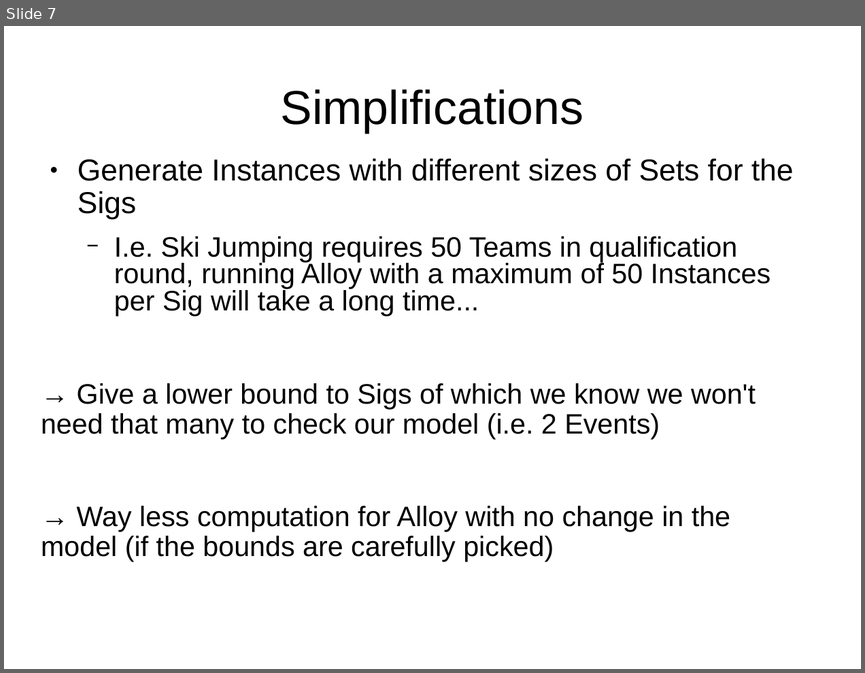
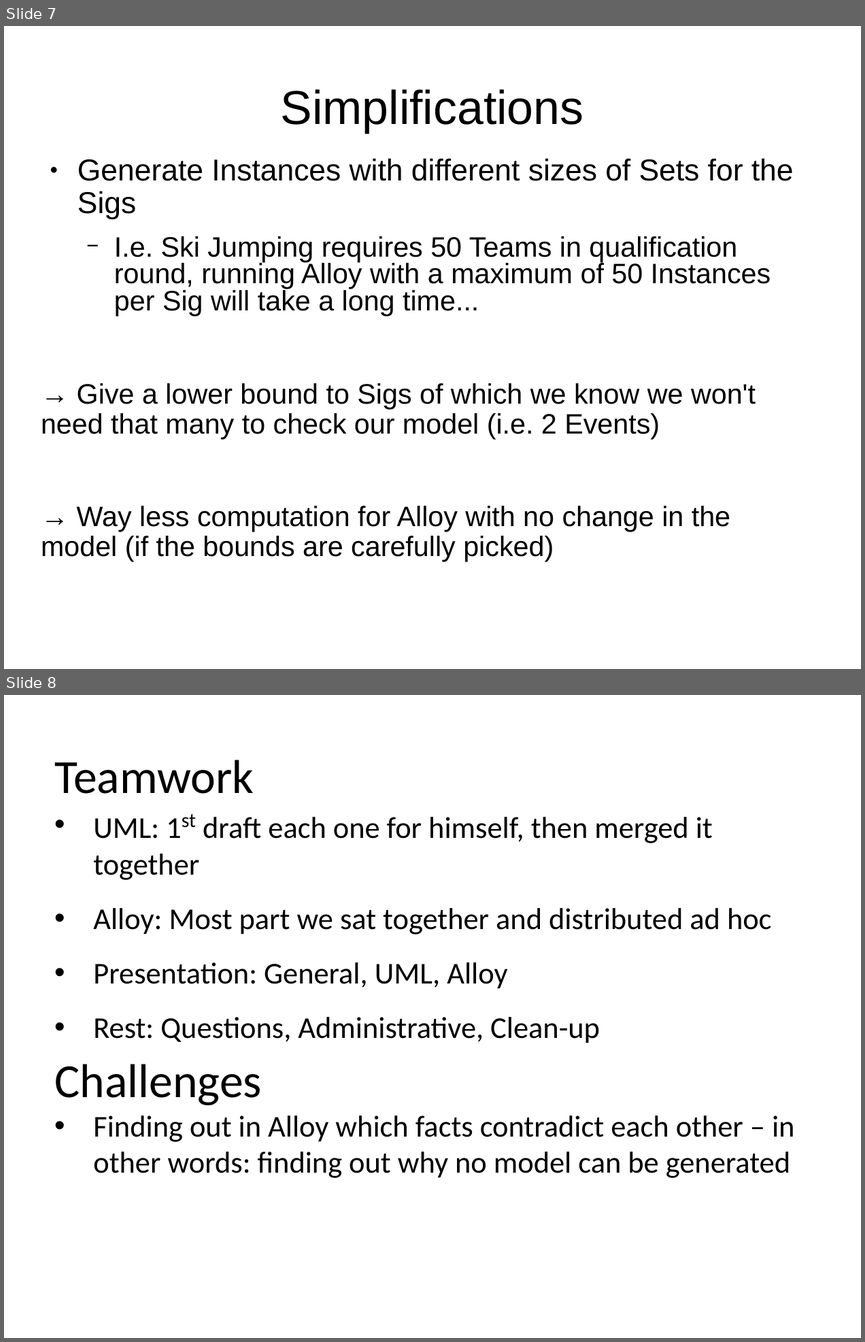
Before and after one commit to JonasMohler/SAE, a slide deck: Part_2/SAE-Präsi.odp. Shown one above the other, each under a label of ours: slide 7 before the commit, slides 7 and 8 after it. The pictures are 865x673 and 865x1342 pixels, drawn with LibreOffice and Linux fonts; fonts in the diff are those of the drawing. Boxes give left, top, right and bottom in pixels: in the first picture for what was removed or moved away, otherwise in the second. Text is boxed around its words. In the diff, an @@ line names an element or a change of style, - is before the commit and + after.

Commit message:
work distribution & most challenging part

```diff
--- a/Part_2/SAE-Präsi.odp
+++ b/Part_2/SAE-Präsi.odp
@@ slide 8 added at bbox=[4, 695, 861, 1338], background #FFFFFF @@
@@ text added at bbox=[54, 760, 771, 1043], 28 pt, text #000000 @@
+Teamwork
+• UML: 1st draft each one for himself, then merged it together
+• Alloy: Most part we sat together and distributed ad hoc
+• Presentation: General, UML, Alloy
+• Rest: Questions, Administrative, Clean-up
@@ text added at bbox=[54, 1064, 795, 1178], 28 pt, text #000000 @@
+Challenges
+• Finding out in Alloy which facts contradict each other – in other words: finding out why no model can be generated
```
